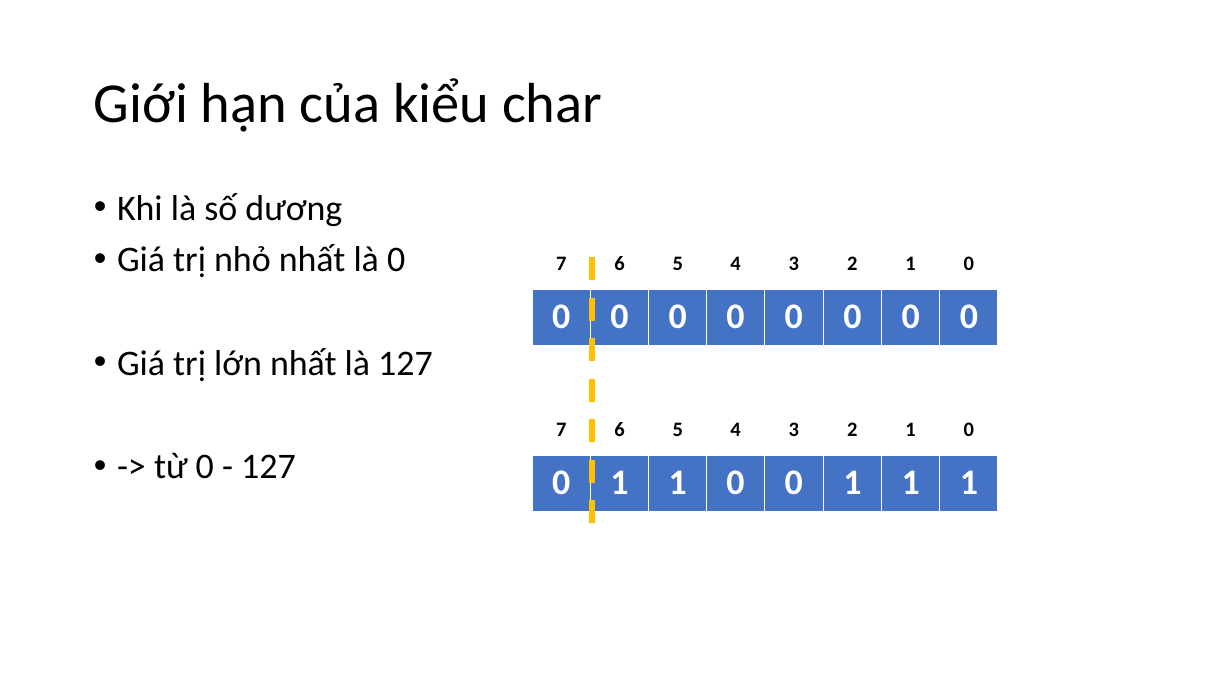
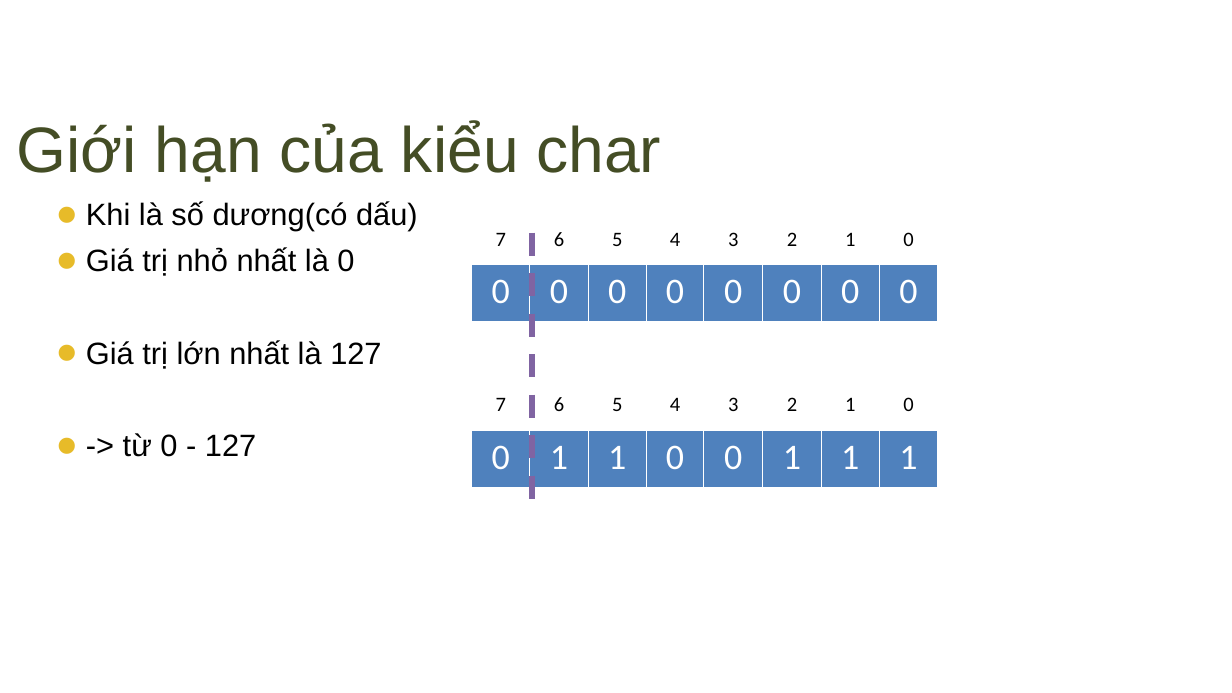
Before and after one commit to daydien12/Trainning_C, a slide deck: slide 35 of Day_1/Buổi 1.pptx (slide 34 before the commit). Drawn at 1232x693 pixels with LibreOffice and Linux fonts; fonts in the diff are those of the drawing; background and template pictures are left out. Boxes give left, top, right and bottom in pixels: in the first picture for what was removed or moved away, otherwise in the second. Text is boxed around its words. In the diff, an @@ line names an element or a change of style, - is before the commit and + after.

```diff
--- a/Day_1/Buổi 1.pptx
+++ b/Day_1/Buổi 1.pptx
@@ title "Giới hạn của kiểu char": place and size @@
-title "Giới hạn của kiểu char" at [94,78,602,132]
+title "Giới hạn của kiểu char" at [17,121,661,182]
@@ title "Giới hạn của kiểu char" at [17,121,661,182]: size 44 to 50 pt, font Calibri to Arial, text colour #000000 to #444D25; indent changed; line spacing 0.9 to 1; more space between paragraphs; vertical alignment middle to top @@
@@ text "Khi là số dương(có dấu)": place and size @@
-text "Khi là số dương(có dấu)" at [117,193,433,479]
+text "Khi là số dương(có dấu)" at [86,201,418,457]
@@ text at [86,201,418,231]: text changed; size 28 to 24 pt; font Calibri to Arial @@
-• Khi là số dương
+⚫ Khi là số dương(có dấu)
@@ table at [471,222,937,256] @@
@@ bold off @@
@@ 4 tables, 1 line: place and size @@
-4 tables, 1 line at [532,247,998,535]
+4 tables, 1 line at [471,222,937,511]
@@ line (532, 233) - (532, 511): stroke #FFC000 4.5 pt dashed to #8064A2 4.5 pt dashed @@
@@ text at [86,247,381,457]: size 28 to 24 pt, font Calibri to Arial in "Giá trị nhỏ nhất là 0", "Giá trị lớn nhất là 127", "-> từ 0 - 127"; alignment left to justified; bullet • to ⚫; line spacing 0.9 to 1; less space between paragraphs @@
@@ table at [471,265,937,323] @@
@@ fill #4472C4 to #4F81BD in row 1 @@
@@ bold off @@
@@ table at [471,388,937,422] @@
@@ bold off @@
@@ table at [471,431,937,488] @@
@@ fill #4472C4 to #4F81BD in row 1 @@
@@ bold off @@
```
Also in this commit, not shown: 32 other slides changed, 6 slides added, 4 slides removed, 19 other files.
